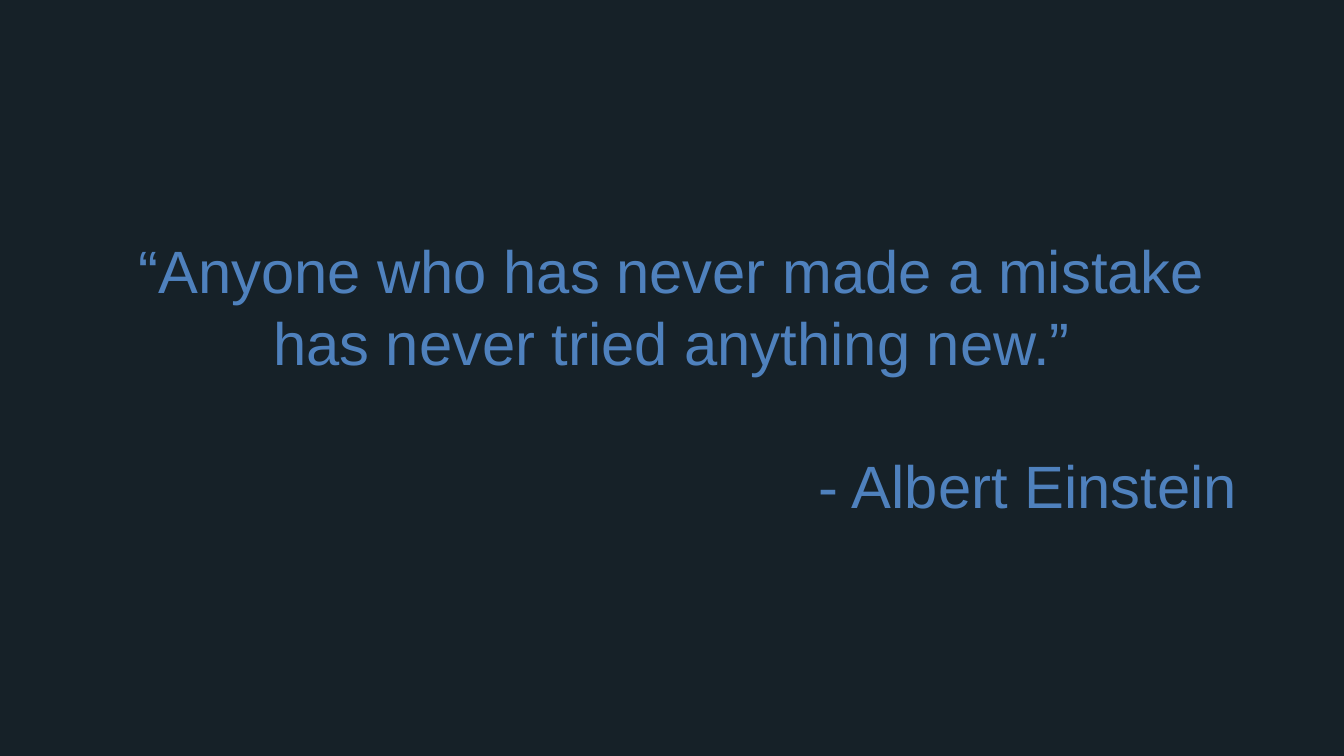
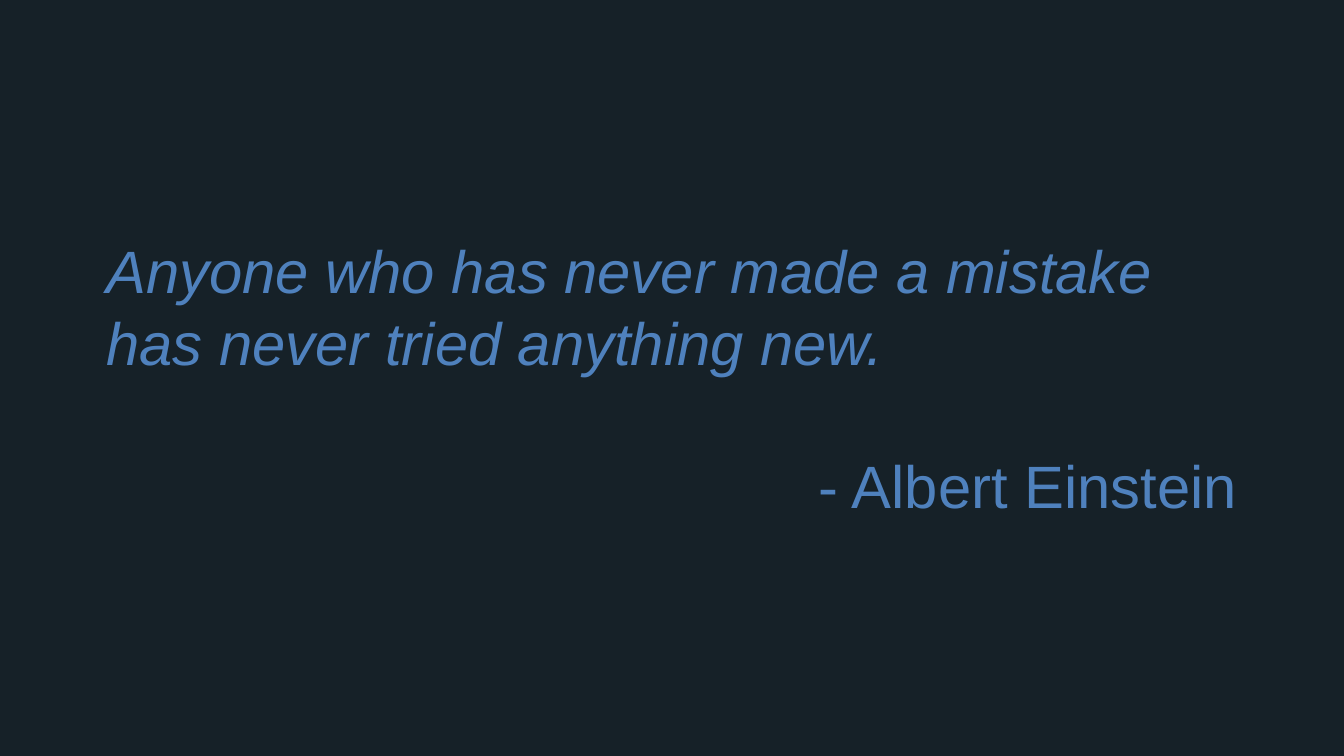
Before and after one commit to ajitkadari/cloud-native-workshop, a slide deck: slide 6 of presentations/Session_1_Getting_Started_With_Microservices.pptx. Drawn at 1344x756 pixels with LibreOffice and Linux fonts; fonts in the diff are those of the drawing. Boxes give left, top, right and bottom in pixels: in the first picture for what was removed or moved away, otherwise in the second. Text is boxed around its words. In the diff, an @@ line names an element or a change of style, - is before the commit and + after.

Commit message:
Wording update

```diff
--- a/presentations/Session_1_Getting_Started_With_Microservices.pptx
+++ b/presentations/Session_1_Getting_Started_With_Microservices.pptx
@@ text at (107, 249, 1152, 376): text changed; italic on @@
-“Anyone who has never made a mistake has never tried anything new.”
+Anyone who has never made a mistake has never tried anything new.
```
Also in this commit, not shown: 8 other slides changed.
